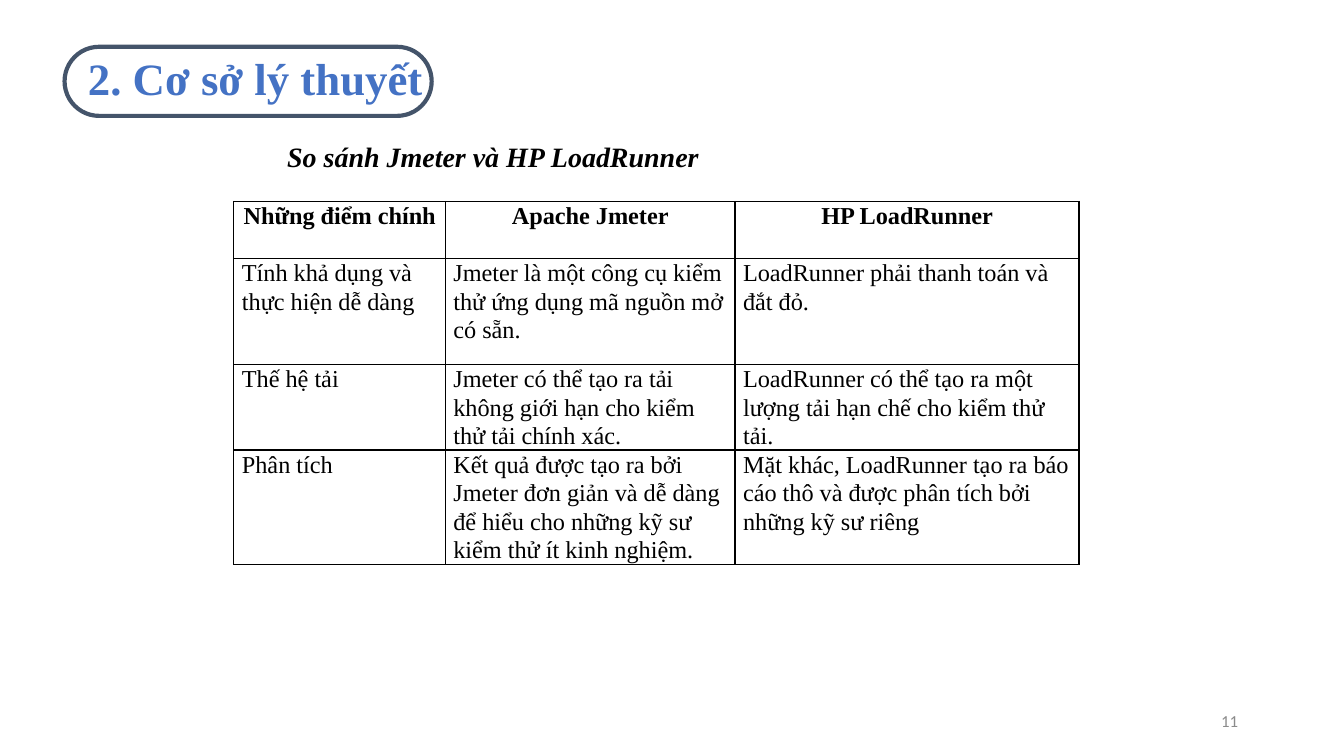
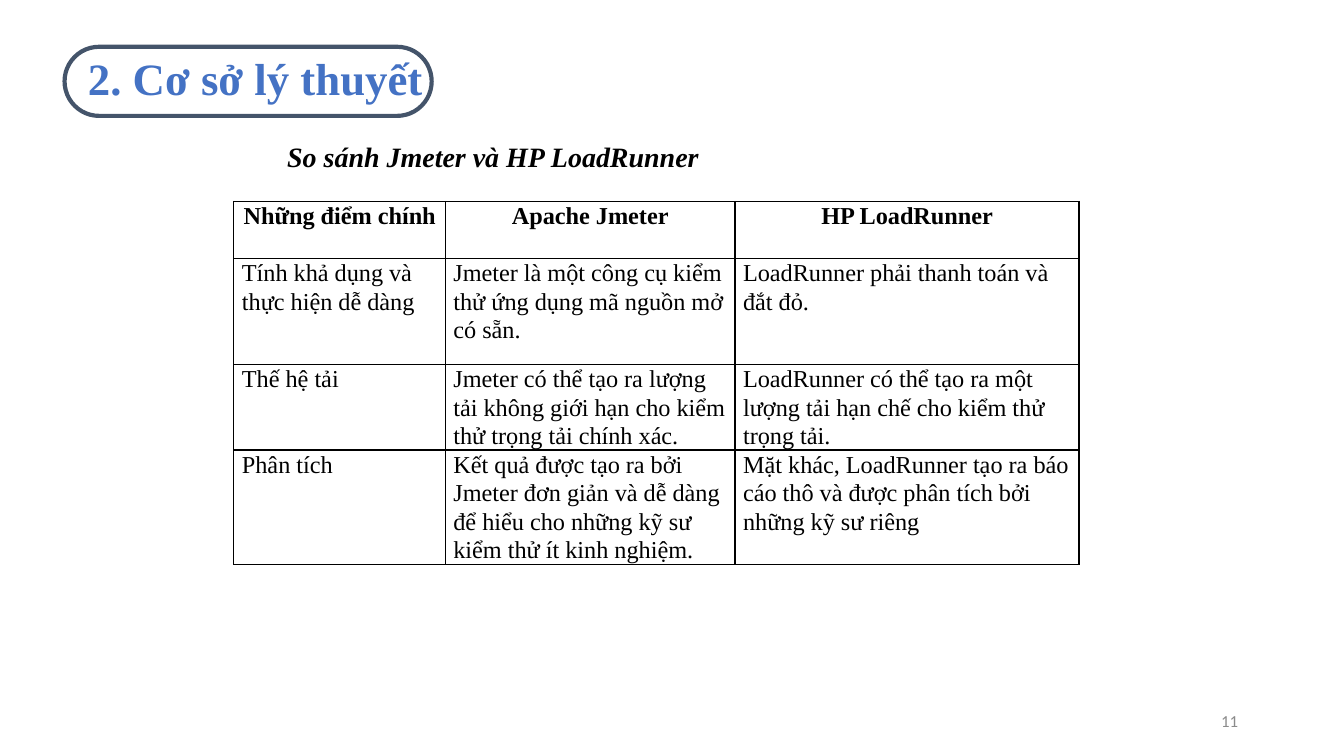
Before and after one commit to doanhuongly120620/DATN, a slide deck: slide 11 of Đồ án tốt nghiệp.pptx. Drawn at 1344x756 pixels with LibreOffice and Linux fonts; fonts in the diff are those of the drawing; background and template pictures are left out. Boxes give left, top, right and bottom in pixels: in the first picture for what was removed or moved away, otherwise in the second. Text is boxed around its words. In the diff, an @@ line names an element or a change of style, - is before the commit and + after.

```diff
--- a/Đồ án tốt nghiệp.pptx
+++ b/Đồ án tốt nghiệp.pptx
@@ table at (234, 202, 1079, 581) @@
-row 3, column 2: Jmeter có thể tạo ra tải không giới hạn cho kiểm thử tải chính xác.
+row 3, column 2: Jmeter có thể tạo ra lượng tải không giới hạn cho kiểm thử trọng tải chính xác.
-row 3, column 3: LoadRunner có thể tạo ra một lượng tải hạn chế cho kiểm thử tải.
+row 3, column 3: LoadRunner có thể tạo ra một lượng tải hạn chế cho kiểm thử trọng tải.
```
Also in this commit, not shown: 5 other slides changed.
